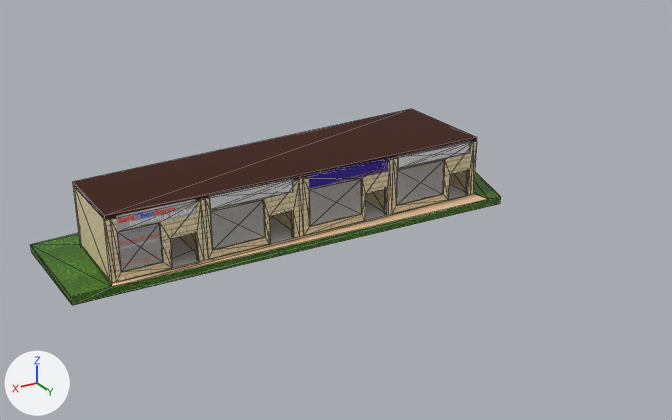
Before and after pictures for a commit that changed the glTF model Gangsta Wizards/Main/BUILDINGS/Mixed Use/Strip Mall 4.glb.
Both versions are drawn from a 50 mm lens placed at (28.9, 52.9, 27.4), pointed at (-4.3, -2.4, -0.3). Every picture has the same lights, and +X, +Y and +Z are marked at lower left. The first picture is the older version. Mesh edges are drawn as thin lines on the coarser meshes. Where no turn or scale is listed for an object, it has been applied to the vertices. Vertices at exactly the same position are counted once.

Names of what the first picture shows: 'Floor', 'Ground', 'InsuranceSign', 'JewlerySign', 'RealEstateSign', 'Roof', 'ShoeStoreSign', 'Walls', 'Windows' and 2 more.
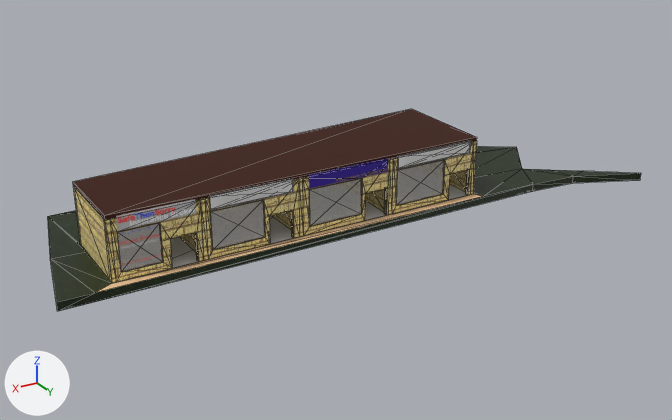
What differs and where, as boxes [x1, y1, x2, y2] in the pictures (672 x 420 px):
'Ground', surface changed, reshaped: before [31, 172, 501, 305]; after [48, 146, 641, 311]
'Walls', surface changed: [74, 141, 477, 283] in both

The edits, one by one:
Picture 'Yellow Brick' (img_yellow_brick) is new.
Picture 'Grass-Forest' (img_grass_forest) is new.
Material 'Grass' (mat_grass) changes its picture from img_grass to img_grass_forest.
Material 'Bricks' (mat_bricks) changes its picture from img_brick_sandstone to img_yellow_brick.
me_cube_006 is used by ob_ground; location (0.0, 0.0, 0.0).
me_cube_006 had 20 vertices, 36 faces and spanned x -19.8..17.2, y -9.3..3.0, z -0.3..0.3.
me_cube_006 now has 42 vertices, 84 faces and spans x -28.8..17.9, y -11.0..5.0, z -0.3..0.3.
Part 1, on me_cube_006:
16 vertices are removed from x -19.8..17.2, y -9.3..3.0, z -0.3..0.3.
36 faces are deleted.
22 vertices are added at x -28.8..17.9, y -11.0..5.0, z -0.3..0.3.
16 new vertices lie (0.0, 0.0, 0.6) away from vertices in x -28.8..17.9, y -11.0..5.0, z -0.3.
82 new faces join them, mat_grass (picture img_grass_forest).
2 new faces join them, mat_concrete (beige #e7c198).
